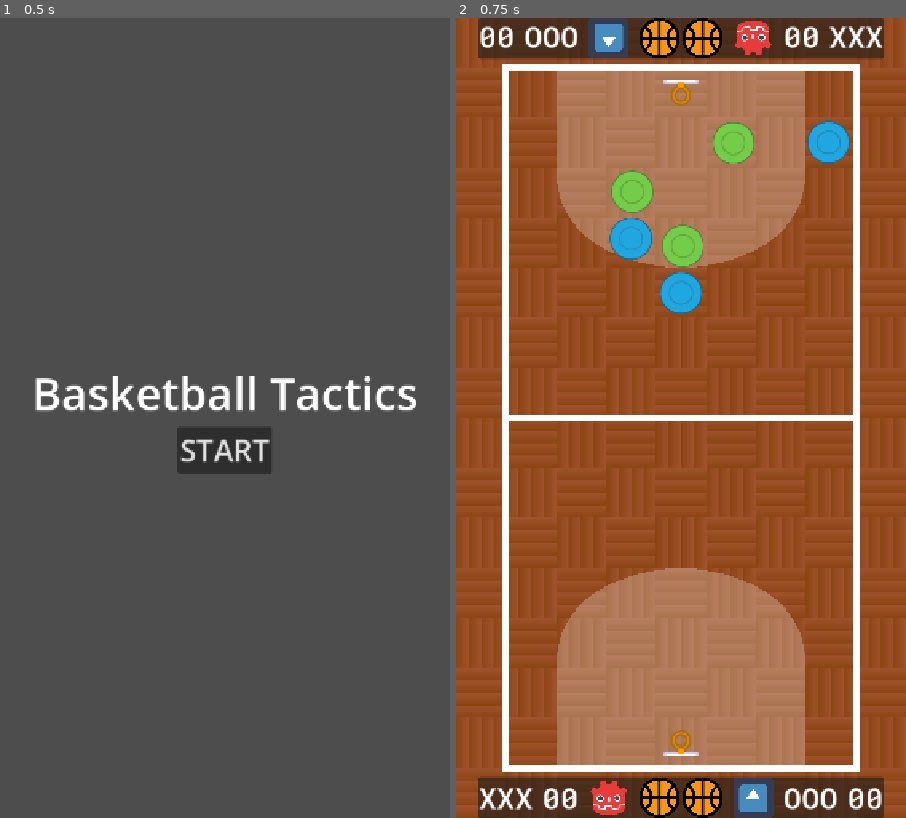
Above: before the commit, frames 1-2 (left to right).
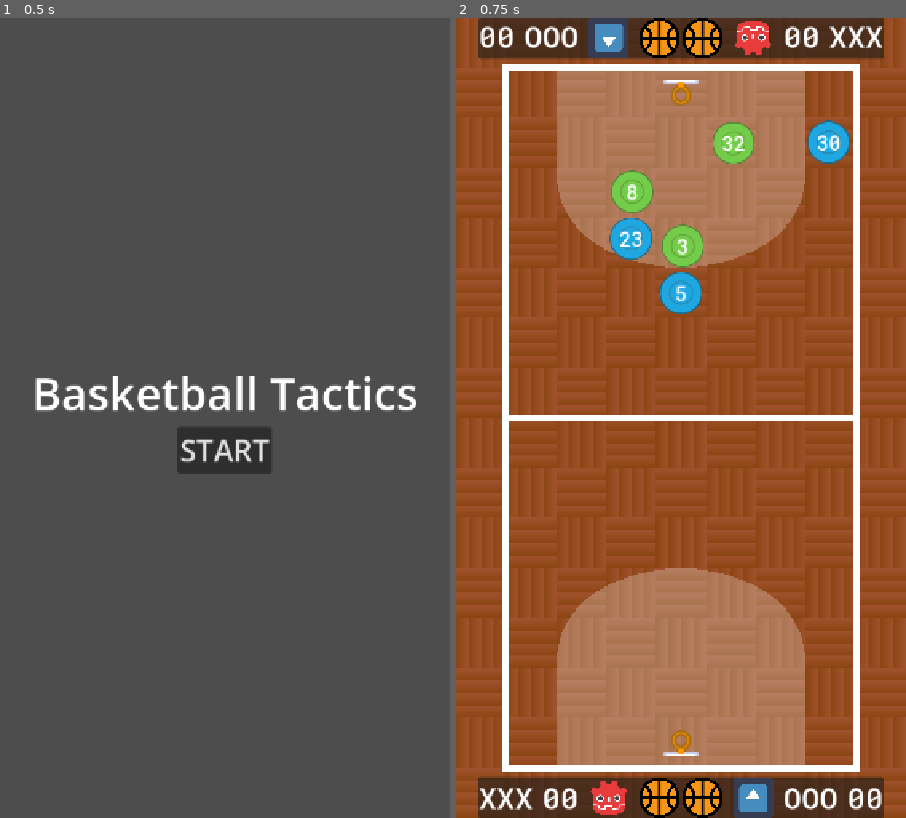
Above: after the commit, the same moments.

Repository: torontocaper/basketball-tactics
Game: Godot game, scene res://src/main.tscn
Same seed, same stepped clock (60 frames per second), same inputs: the game is played once before the commit and once after it. The engine's default icon, where the game draws it, is replaced by a stand-in: a white triangle on a blue panel in a dark square.
Inputs:
- Up to frame 1 (0.5 s): no input
- Up to frame 2 (0.75 s): click "START" at 0.5 s

Frame 1 is identical in both runs. In frame 2, 0.3% of the frame differs, in the area x 36-86%, y 14-36%.

Commit message:
delete some archived scenes; add player numbers

Diff:
--- a/archive/2d_court_texture.tres
+++ /dev/null
@@ -1,17 +0,0 @@
-[gd_resource type="NoiseTexture2D" format=3 uid="uid://et4ckbs7t15v"]
-
-[sub_resource type="Gradient" id="Gradient_qr3q8"]
-interpolation_mode = 1
-offsets = PackedFloat32Array(0, 0.33, 0.67)
-colors = PackedColorArray(0.87058824, 0.72156864, 0.5294118, 1, 0.8235294, 0.7058824, 0.54901963, 1, 0.9607843, 0.87058824, 0.7019608, 1)
-
-[sub_resource type="FastNoiseLite" id="FastNoiseLite_h2yge"]
-noise_type = 2
-cellular_jitter = 0.0
-cellular_return_type = 0
-
-[resource]
-width = 720
-height = 672
-noise = SubResource("FastNoiseLite_h2yge")
-color_ramp = SubResource("Gradient_qr3q8")
--- a/archive/ceres_1.tscn
+++ /dev/null
@@ -1,10 +0,0 @@
-[gd_scene format=3 uid="uid://dkmmcs4bkjwe2"]
-
-[ext_resource type="PackedScene" uid="uid://bv21vx6lvidbx" path="res://src/actors/player.tscn" id="1_1tfwy"]
-[ext_resource type="Texture2D" uid="uid://nxcqafwlydak" path="res://assets/sprites/orange-green-18-43-guard.png" id="2_bt182"]
-
-[node name="Ceres1" unique_id=860716830 instance=ExtResource("1_1tfwy")]
-player_speed = 2
-
-[node name="PlayerSprite" parent="." index="0" unique_id=751967755]
-texture = ExtResource("2_bt182")
--- a/archive/ceres_2.tscn
+++ /dev/null
@@ -1,9 +0,0 @@
-[gd_scene format=3 uid="uid://dw56qog7ax7yy"]
-
-[ext_resource type="PackedScene" uid="uid://bv21vx6lvidbx" path="res://src/actors/player.tscn" id="1_yt1fh"]
-[ext_resource type="Texture2D" uid="uid://dpdpan3jqk0qp" path="res://assets/sprites/orange-green-24-48-wing.png" id="2_fibp7"]
-
-[node name="Ceres2" unique_id=860716830 instance=ExtResource("1_yt1fh")]
-
-[node name="PlayerSprite" parent="." index="1" unique_id=751967755]
-texture = ExtResource("2_fibp7")
--- a/archive/ceres_3.tscn
+++ /dev/null
@@ -1,10 +0,0 @@
-[gd_scene format=3 uid="uid://bmx85kdyskkml"]
-
-[ext_resource type="PackedScene" uid="uid://bv21vx6lvidbx" path="res://src/actors/player.tscn" id="1_fee8k"]
-[ext_resource type="Texture2D" uid="uid://cj65lq2cfwo7s" path="res://assets/sprites/orange-green-26-49-big.png" id="2_psuyy"]
-
-[node name="Ceres3" unique_id=860716830 instance=ExtResource("1_fee8k")]
-player_speed = 0
-
-[node name="PlayerSprite" parent="." index="1" unique_id=751967755]
-texture = ExtResource("2_psuyy")
--- a/archive/court3D.gd
+++ /dev/null
@@ -1,33 +0,0 @@
-#@tool
-#@icon(icon_path: String)
-class_name Court3D
-extends StaticBody3D
-## The surface the game is played on
-
-signal movement_target_moved
-signal movement_target_set
-
-@onready var movement_target: Decal = %MovementTarget
-@onready var target_label: Label3D = %TargetLabel
-
-# OVERRIDES
-
-func _ready() -> void:
-	_connect_signals()
-
-func _process(_delta: float) -> void:
-	target_label.text = str(target_label.global_position)
-
-# PRIVATE/HELPER
-func _connect_signals() -> void:
-	input_event.connect(_on_input_event)
-
-# RECEIVERS
-func _on_input_event(_camera: Node, event: InputEvent, event_position: Vector3, _normal: Vector3, _shape_idx: int) -> void:
-	if event is InputEventMouseMotion:
-		var movement_target_target = event_position
-		var movement_tween = movement_target.create_tween()
-		movement_tween.tween_property(movement_target, "position", movement_target_target, 0.1)
-		movement_target_moved.emit(movement_target.position)
-	if event is InputEventMouseButton and event.button_index == 1 and event.is_pressed():
-		movement_target_set.emit(event_position)
--- a/archive/court_mesh_texture.tres
+++ /dev/null
@@ -1,11 +0,0 @@
-[gd_resource type="NoiseTexture2D" format=3 uid="uid://c1mc2o3y13iia"]
-
-[sub_resource type="Gradient" id="Gradient_iotsf"]
-offsets = PackedFloat32Array(0.11470588, 0.66764706)
-colors = PackedColorArray(0.26657507, 0.26657525, 0.2665752, 1, 0.23031479, 0.23031497, 0.23031494, 1)
-
-[sub_resource type="FastNoiseLite" id="FastNoiseLite_lc2xo"]
-
-[resource]
-noise = SubResource("FastNoiseLite_lc2xo")
-color_ramp = SubResource("Gradient_iotsf")
--- a/archive/game_manager3D.gd
+++ /dev/null
@@ -1,115 +0,0 @@
-##@tool
-##@icon(icon_path: String)
-#class_name Game3D
-#extends Node3D
-### Game controller. Manages state, score and other game/match-level info.
-#
-#
-#@export_group("Team Info")
-#@export_subgroup("Home Team")
-#@export var home_team_name: String = "Homers"
-#@export var home_team_color: Color = Color.WHITE
-#@export_subgroup("Away Team")
-#@export var away_team_name: String = "Awayers"
-#@export var away_team_color: Color = Color.BLACK
-#
-#@export_group("Game Info")
-#@export_subgroup("Score")
-### The current score for the home team
-#@export var home_team_score: int = 0:
-	#set(value):
-		#if not is_node_ready():
-			#await ready
-		#game_ui.home_team_score_label.text = "%02d" % value
-### The current score for the away team
-#@export var away_team_score: int = 0:
-	#set(value):
-		#if not is_node_ready():
-			#await ready
-		#game_ui.away_team_score_label.text = "%02d" % value
-#
-### The [Player] whose turn it currently is
-#var active_player: Player:
-	#set(value):
-		#if not is_node_ready():
-			#await ready
-		#active_player = value
-		#active_player.current_state = Player.State.ACTIVE
-		#game_ui.active_player_name_label.text = active_player.name
-		#game_ui.update_active_player_label(turn_manager.current_index)
-#
-### The [Player]s in their current turn order
-#var current_turn_order: Array[Player]:
-	#set(value):
-		#current_turn_order = value
-		#game_ui.assign_turn_order_labels(current_turn_order)
-#
-### The Players on the home team
-#var home_team_players: Array[Node]
-### The Players on the away team
-#var away_team_players: Array[Node]
-### The Players on the court
-#var players_on_court: Array[Player]
-#
-### Parent [Control] for all UI elements
-#@onready var game_ui: GameUI = %GameUI
-#
-### [Node] that manages Turn order and Round number (each Round is a sequence of Turns) #TODO: Make these classes
-#@onready var turn_manager: TurnManager = %TurnManager
-#
-### The Court node
-#@onready var court: StaticBody3D = %Court
-#
-#func _ready() -> void:
-	#_connect_signals()
-	#_assign_players_to_teams()
-	#_set_initial_turn_order()
-#
-#
-## PRIVATE/HELPER
-#func _assign_players_to_teams() -> void:
-	#home_team_players = get_tree().get_nodes_in_group("home_team")
-	#for player in home_team_players:
-		#print(player.name + " is on the home team")
-		#player.team_color = home_team_color
-		#players_on_court.append(player)
-		#print(player.name + " is on the court")
-#
-	#away_team_players = get_tree().get_nodes_in_group("away_team")
-	#for player in away_team_players:
-		#print(player.name + " is on the away team")
-		#player.team_color = away_team_color
-		#players_on_court.append(player)
-		#print(player.name + " is on the court")
-#
-#
-#func _connect_signals() -> void:
-	#game_ui.connect("turn_ended", _on_turn_ended)
-	#turn_manager.connect("round_completed", _on_round_completed)
-	#court.connect("movement_target_moved", _on_movement_target_moved)
-	#court.connect("movement_target_set", _on_movement_target_set)
-#
-#func _set_initial_turn_order() -> void:
-	#turn_manager.players_in_game = players_on_court
-	#current_turn_order = turn_manager.shuffle_players()
-	#print("Initial turn order set: %s" % str(current_turn_order))
-	#active_player = turn_manager.get_active_player()
-#
-#func _on_turn_ended() -> void:
-	#print("GM ending turn for %s" % active_player.name)
-	#active_player.current_state = Player.State.INACTIVE
-	#if turn_manager.current_index < players_on_court.size() - 1:
-		#turn_manager.current_index += 1
-	#else:
-		#turn_manager.current_index = 0
-		#turn_manager.current_round += 1
-	#active_player = turn_manager.get_active_player()
-#
-#func _on_movement_target_moved(target_position: Vector3) -> void:
-	#active_player.update_movement_target(target_position)
-#
-#func _on_movement_target_set(target_position: Vector3) -> void:
-	#active_player.move_toward_target(target_position)
-#
-#func _on_round_completed() -> void:
-	#game_ui.round_number_label.text = "Round %s" % str(turn_manager.current_round)
--- a/archive/player3D.gd
+++ /dev/null
@@ -1,113 +0,0 @@
-#@tool
-#@icon(icon_path: String)
-class_name Player3D
-extends CharacterBody3D
-## Base class for on-court actors
-
-#signal
-enum State {
-	INACTIVE,
-	ACTIVE,
-	MOVING
-	}
-#const
-
-@export var current_state : State = State.INACTIVE:
-	set(value):
-		if not is_node_ready():
-			await ready
-		current_state = value
-		match current_state:
-			State.INACTIVE:
-				print_debug("%s is %s" % [name, State.keys()[current_state]])
-				active_sprite.visible = false
-				player_nav.debug_enabled = false
-				if _are_signals_connected:
-					_disconnect_signals()
-			State.ACTIVE:
-				print_debug("%s is %s" % [name, State.keys()[current_state]])
-				active_sprite.visible = true
-				player_nav.debug_enabled = true
-				if not _are_signals_connected:
-					_connect_signals()
-			State.MOVING:
-				print_debug("%s is %s" % [name, State.keys()[current_state]])
-				pass
-
-@export var player_speed: float = 10.0
-
-## The player's 'jersey' color. #TODO move this to a Team class or team_attributes resource
-@export var team_color: Color = Color.DARK_RED:
-	set(value):
-		var team_color_material:= StandardMaterial3D.new()
-		team_color_material.albedo_color = value
-		player_mesh.material_overlay = team_color_material
-
-var _are_signals_connected: bool = false
-
-## The sprite that indicates whether it's this player's turn.
-@onready var active_sprite: Sprite3D = %ActiveSprite
-
-## The label indicating the player's name.
-@onready var name_label: Label3D = %NameLabel
-
-## The mesh representing the player in 3D space.
-@onready var player_mesh: CSGCombiner3D = %PlayerMesh
-
-## The Player's [NavigationAgent3D], used for pathfinding
-@onready var player_nav: NavigationAgent3D = %PlayerNav
-@onready var target_label: Label3D = %TargetLabel
-
-# OVERRIDES
-func _ready() -> void:
-	name_label.text = name
-
-func _physics_process(_delta: float) -> void:
-	if player_nav.target_position:
-		target_label.text = str(player_nav.target_position)
-	if current_state == State.ACTIVE:
-		if player_nav.target_position:
-			player_nav.get_next_path_position()
-	if current_state == State.MOVING:
-		var next_movement_position: Vector3 = player_nav.get_next_path_position()
-		var desired_velocity: Vector3 = global_position.direction_to(next_movement_position) * player_speed
-		player_nav.velocity = desired_velocity
-
-# CORE
-func update_movement_target(target: Vector3) -> void:
-	if current_state == State.ACTIVE:
-		player_nav.target_position = target
-
-func move_toward_target(_target: Vector3) -> void:
-	print_debug("%s headed for target of %s" % [name, player_nav.target_position])
-	current_state = State.MOVING
-
-# RECEIVERS
-func _on_navigation_finished() -> void:
-	print_debug("Navigation finished for %s" % name)
-	if current_state == State.MOVING:
-		current_state = State.ACTIVE
-
-func _on_target_reached() -> void:
-	print_debug("%s reached target" % name)
-	if current_state == State.MOVING:
-		current_state = State.ACTIVE
-
-func _on_velocity_computed(safe_velocity: Vector3) -> void:
-	if current_state == State.MOVING:
-		velocity = safe_velocity
-		move_and_slide()
-
-
-# PRIVATE/HELPER
-func _connect_signals() -> void:
-	player_nav.connect("navigation_finished", _on_navigation_finished)
-	player_nav.connect("target_reached", _on_target_reached)
-	player_nav.connect("velocity_computed", _on_velocity_computed)
-	_are_signals_connected = true
-#
-func _disconnect_signals() -> void:
-	player_nav.disconnect("navigation_finished", _on_navigation_finished)
-	player_nav.disconnect("velocity_computed", _on_velocity_computed)
-	player_nav.disconnect("target_reached", _on_target_reached)
-	_are_signals_connected = false
--- a/archive/pluto_1.tscn
+++ /dev/null
@@ -1,10 +0,0 @@
-[gd_scene format=3 uid="uid://06irs7j6orw8"]
-
-[ext_resource type="PackedScene" uid="uid://bv21vx6lvidbx" path="res://src/actors/player.tscn" id="1_fqpbx"]
-[ext_resource type="Texture2D" uid="uid://cxxhfy6cfywhp" path="res://assets/sprites/red-black-18-43-guard.png" id="2_gftvc"]
-
-[node name="Pluto1" unique_id=860716830 instance=ExtResource("1_fqpbx")]
-player_speed = 2
-
-[node name="PlayerSprite" parent="." index="0" unique_id=751967755]
-texture = ExtResource("2_gftvc")
--- a/archive/pluto_2.tscn
+++ /dev/null
@@ -1,9 +0,0 @@
-[gd_scene format=3 uid="uid://c8tc342nb5xk2"]
-
-[ext_resource type="PackedScene" uid="uid://bv21vx6lvidbx" path="res://src/actors/player.tscn" id="1_mcjkt"]
-[ext_resource type="Texture2D" uid="uid://dd4rvcqypx3y" path="res://assets/sprites/red-black-24-48-wing.png" id="2_fkdjn"]
-
-[node name="Pluto2" unique_id=860716830 instance=ExtResource("1_mcjkt")]
-
-[node name="PlayerSprite" parent="." index="1" unique_id=751967755]
-texture = ExtResource("2_fkdjn")
--- a/archive/pluto_3.tscn
+++ /dev/null
@@ -1,10 +0,0 @@
-[gd_scene format=3 uid="uid://idi016dtaeav"]
-
-[ext_resource type="PackedScene" uid="uid://bv21vx6lvidbx" path="res://src/actors/player.tscn" id="1_hkyer"]
-[ext_resource type="Texture2D" uid="uid://cwq2t02teuxf1" path="res://assets/sprites/red-black-26-49-big.png" id="2_3v2a3"]
-
-[node name="Pluto3" unique_id=860716830 instance=ExtResource("1_hkyer")]
-player_speed = 0
-
-[node name="PlayerSprite" parent="." index="1" unique_id=751967755]
-texture = ExtResource("2_3v2a3")
--- a/archive/team_ceres.tres
+++ /dev/null
@@ -1,11 +0,0 @@
-[gd_resource type="Resource" script_class="Team" format=3 uid="uid://c2makmrk3de71"]
-
-[ext_resource type="Script" uid="uid://doqdy20j2vj1q" path="res://archive/team_resource.gd" id="1_4rxod"]
-[ext_resource type="Texture2D" uid="uid://ccqye8annk4e5" path="res://assets/icons/team_icons/ceres-icon-80.png" id="2_2xgb5"]
-
-[resource]
-script = ExtResource("1_4rxod")
-team_logo = ExtResource("2_2xgb5")
-team_name = "Ceres"
-team_name_short = "CRS"
-metadata/_custom_type_script = "uid://doqdy20j2vj1q"
--- a/archive/team_ceres.tscn
+++ /dev/null
@@ -1,18 +0,0 @@
-[gd_scene format=3 uid="uid://dms8yu1rjv1cf"]
-
-[ext_resource type="PackedScene" uid="uid://5emclh7k5l1w" path="res://src/actors/team.tscn" id="1_e0gkr"]
-[ext_resource type="Texture2D" uid="uid://ccqye8annk4e5" path="res://assets/icons/team_icons/ceres-icon-80.png" id="2_ncyv2"]
-[ext_resource type="PackedScene" uid="uid://dkmmcs4bkjwe2" path="res://archive/ceres_1.tscn" id="3_xexv4"]
-[ext_resource type="PackedScene" uid="uid://dw56qog7ax7yy" path="res://archive/ceres_2.tscn" id="4_3klt5"]
-[ext_resource type="PackedScene" uid="uid://bmx85kdyskkml" path="res://archive/ceres_3.tscn" id="5_pxv3g"]
-
-[node name="TeamCeres" unique_id=741488408 instance=ExtResource("1_e0gkr")]
-team_logo = ExtResource("2_ncyv2")
-team_name = "Ceres"
-team_name_short = "CRS"
-
-[node name="Ceres1" parent="." index="0" unique_id=860716830 instance=ExtResource("3_xexv4")]
-
-[node name="Ceres2" parent="." index="1" unique_id=308813438 instance=ExtResource("4_3klt5")]
-
-[node name="Ceres3" parent="." index="2" unique_id=452135260 instance=ExtResource("5_pxv3g")]
--- a/archive/team_pluto.tres
+++ /dev/null
@@ -1,11 +0,0 @@
-[gd_resource type="Resource" script_class="Team" format=3 uid="uid://bu08np83opwwo"]
-
-[ext_resource type="Script" uid="uid://doqdy20j2vj1q" path="res://archive/team_resource.gd" id="1_c34kw"]
-[ext_resource type="Texture2D" uid="uid://byyfl3g3lo77o" path="res://assets/icons/team_icons/pluto-icon-80.png" id="2_ai7n7"]
-
-[resource]
-script = ExtResource("1_c34kw")
-team_logo = ExtResource("2_ai7n7")
-team_name = "Pluto"
-team_name_short = "PLT"
-metadata/_custom_type_script = "uid://doqdy20j2vj1q"
--- a/archive/team_pluto.tscn
+++ /dev/null
@@ -1,18 +0,0 @@
-[gd_scene format=3 uid="uid://dwvj4sx15moky"]
-
-[ext_resource type="PackedScene" uid="uid://5emclh7k5l1w" path="res://src/actors/team.tscn" id="1_p4wwy"]
-[ext_resource type="Texture2D" uid="uid://byyfl3g3lo77o" path="res://assets/icons/team_icons/pluto-icon-80.png" id="2_d2acl"]
-[ext_resource type="PackedScene" uid="uid://06irs7j6orw8" path="res://archive/pluto_1.tscn" id="3_52orm"]
-[ext_resource type="PackedScene" uid="uid://c8tc342nb5xk2" path="res://archive/pluto_2.tscn" id="4_p710f"]
-[ext_resource type="PackedScene" uid="uid://idi016dtaeav" path="res://archive/pluto_3.tscn" id="5_0brw1"]
-
-[node name="TeamPluto" unique_id=741488408 instance=ExtResource("1_p4wwy")]
-team_logo = ExtResource("2_d2acl")
-team_name = "Pluto"
-team_name_short = "PLT"
-
-[node name="Pluto1" parent="." index="0" unique_id=860716830 instance=ExtResource("3_52orm")]
-
-[node name="Pluto2" parent="." index="1" unique_id=585098658 instance=ExtResource("4_p710f")]
-
-[node name="Pluto3" parent="." index="2" unique_id=865822954 instance=ExtResource("5_0brw1")]
--- /dev/null
+++ b/resources/label_settings_player_number.tres
@@ -0,0 +1,7 @@
+[gd_resource type="LabelSettings" format=3 uid="uid://bufpa1ya1b8aa"]
+
+[ext_resource type="FontFile" uid="uid://bitgv7nf07au6" path="res://assets/fonts/RobotoMono-Medium.ttf" id="1_7y2q4"]
+
+[resource]
+font = ExtResource("1_7y2q4")
+font_size = 32
--- a/src/actors/player.gd
+++ b/src/actors/player.gd
@@ -13,6 +13,7 @@
 enum Selectability {SELECTABLE, SELECTED, UNSELECTABLE}
 enum PlayerSpeed {SLOW, AVERAGE, FAST}
 
+@export_range(1, 99, 1, "prefer_slider") var player_number: int
 @export var player_speed: PlayerSpeed = PlayerSpeed.AVERAGE
 
 var movement_points_per_turn: float
@@ -35,12 +36,14 @@
 				player_sprite.scale = Vector2.ONE
 				player_sprite.modulate = Color.DIM_GRAY
 
-@onready var player_sprite: Sprite2D = %PlayerSprite
+@onready var player_number_label: Label = $PlayerNumberLabel
+@onready var player_sprite: Sprite2D = $PlayerSprite
 
 func _ready() -> void:
 	print_debug("%s ready" % name)
 	_connect_signals()
 	movement_points_per_turn = _set_movement_points(player_speed)
+	player_number_label.text = str(player_number)
 	#position = position.snapped(TILE_SIZE) + TILE_SIZE * Vector2(0.5, 0.35)
 
 func _process(_delta: float) -> void:
--- a/src/actors/player.tscn
+++ b/src/actors/player.tscn
@@ -2,6 +2,7 @@
 
 [ext_resource type="Script" uid="uid://b2a3vwihky1wh" path="res://src/actors/player.gd" id="1_gdh0h"]
 [ext_resource type="Texture2D" uid="uid://w7jubfn70spw" path="res://assets/sprites/chip-white-68.png" id="2_gdh0h"]
+[ext_resource type="LabelSettings" uid="uid://bufpa1ya1b8aa" path="res://resources/label_settings_player_number.tres" id="3_foe4e"]
 
 [sub_resource type="CircleShape2D" id="CircleShape2D_gdh0h"]
 radius = 34.0
@@ -12,8 +13,24 @@
 script = ExtResource("1_gdh0h")
 
 [node name="PlayerSprite" type="Sprite2D" parent="." unique_id=751967755]
-unique_name_in_owner = true
 texture = ExtResource("2_gdh0h")
 
 [node name="PlayerCollider" type="CollisionShape2D" parent="." unique_id=311264642]
 shape = SubResource("CircleShape2D_gdh0h")
+
+[node name="PlayerNumberLabel" type="Label" parent="." unique_id=23348665]
+anchors_preset = 8
+anchor_left = 0.5
+anchor_top = 0.5
+anchor_right = 0.5
+anchor_bottom = 0.5
+offset_left = -20.0
+offset_top = -21.5
+offset_right = 20.0
+offset_bottom = 21.5
+grow_horizontal = 2
+grow_vertical = 2
+text = "00"
+label_settings = ExtResource("3_foe4e")
+horizontal_alignment = 1
+vertical_alignment = 1
--- a/src/managers/match.gd
+++ b/src/managers/match.gd
@@ -69,7 +69,7 @@
 		scoreboard.possessing_team = possessing_team
 		turn_manager.possessing_team = possessing_team
 
-@onready var turn_manager: TurnManager = %TurnManager
+@onready var turn_manager: TurnManager = $TurnManager
 
 func _ready() -> void:
 	print_debug("MatchManager ready")
--- a/src/managers/match.tscn
+++ b/src/managers/match.tscn
@@ -1,7 +1,7 @@
 [gd_scene format=3 uid="uid://c8ityv0juv884"]
 
 [ext_resource type="Script" uid="uid://bihlc2hktvfqj" path="res://src/managers/match.gd" id="1_ypgxh"]
-[ext_resource type="Script" uid="uid://dm8m7g1mcuf2a" path="res://src/managers/turn_manager.gd" id="2_2munw"]
+[ext_resource type="PackedScene" uid="uid://bi0p44r0siu7w" path="res://src/managers/turn_manager.tscn" id="3_iki04"]
 [ext_resource type="PackedScene" uid="uid://b567xj1sggro" path="res://src/actors/teams/blue_team.tscn" id="4_iki04"]
 [ext_resource type="PackedScene" uid="uid://wxpvy2t8ocp" path="res://src/actors/teams/green_team.tscn" id="5_qd5ig"]
 [ext_resource type="PackedScene" uid="uid://qscdb7q3way3" path="res://src/world/court.tscn" id="5_ypgxh"]
@@ -9,9 +9,7 @@
 [node name="Match" type="Node2D" unique_id=1970591658]
 script = ExtResource("1_ypgxh")
 
-[node name="TurnManager" type="Node" parent="." unique_id=130908148]
-unique_name_in_owner = true
-script = ExtResource("2_2munw")
+[node name="TurnManager" parent="." unique_id=509745014 instance=ExtResource("3_iki04")]
 
 [node name="Court" parent="." unique_id=2070971773 instance=ExtResource("5_ypgxh")]
 
@@ -19,23 +17,29 @@
 
 [node name="BluePlayer" parent="BlueTeam" index="0" unique_id=860716830]
 position = Vector2(360, 440)
+player_number = 5
 
 [node name="BluePlayer2" parent="BlueTeam" index="1" unique_id=884478291]
 position = Vector2(280, 353)
+player_number = 23
 
 [node name="BluePlayer3" parent="BlueTeam" index="2" unique_id=1226553230]
 position = Vector2(596, 199)
+player_number = 30
 
 [node name="GreenTeam" parent="." unique_id=1846694260 instance=ExtResource("5_qd5ig")]
 
 [node name="GreenPlayer" parent="GreenTeam" index="0" unique_id=860716830]
 position = Vector2(363, 365)
+player_number = 3
 
 [node name="GreenPlayer2" parent="GreenTeam" index="1" unique_id=156980691]
 position = Vector2(282, 278)
+player_number = 8
 
 [node name="GreenPlayer3" parent="GreenTeam" index="2" unique_id=674392125]
 position = Vector2(444, 200)
+player_number = 32
 
 [editable path="BlueTeam"]
 [editable path="GreenTeam"]
--- a/src/world/court.tscn
+++ b/src/world/court.tscn
@@ -29,25 +29,24 @@
 rotation = 3.1415927
 
 [node name="StartPoints" type="Node2D" parent="." unique_id=1699348639]
-visible = false
 
 [node name="StartPointO1" type="Marker2D" parent="StartPoints" unique_id=852815014]
-position = Vector2(360, 504)
+position = Vector2(360, 1080)
 
 [node name="StartPoint02" type="Marker2D" parent="StartPoints" unique_id=894596577]
-position = Vector2(600, 408)
+position = Vector2(520, 920)
 
 [node name="StartPoint03" type="Marker2D" parent="StartPoints" unique_id=804419029]
-position = Vector2(120, 408)
+position = Vector2(200, 680)
 
 [node name="StartPointD1" type="Marker2D" parent="StartPoints" unique_id=1656368075]
-position = Vector2(360, 408)
+position = Vector2(360, 600)
 
 [node name="StartPointD2" type="Marker2D" parent="StartPoints" unique_id=743126414]
-position = Vector2(554, 360)
+position = Vector2(520, 520)
 
 [node name="StartPointD3" type="Marker2D" parent="StartPoints" unique_id=1316301840]
-position = Vector2(168, 360)
+position = Vector2(360, 280)
 
 [node name="CourtBoundary" type="Line2D" parent="." unique_id=658919327]
 points = PackedVector2Array(80, 80, 640, 80, 640, 1200, 80, 1200)
Not shown, removed: archive/court3D.gd.uid
Not shown, removed: archive/game_manager3D.gd.uid
Not shown, removed: archive/player3D.gd.uid
Renamed: archive/turn_manager.tscn -> src/managers/turn_manager.tscn
